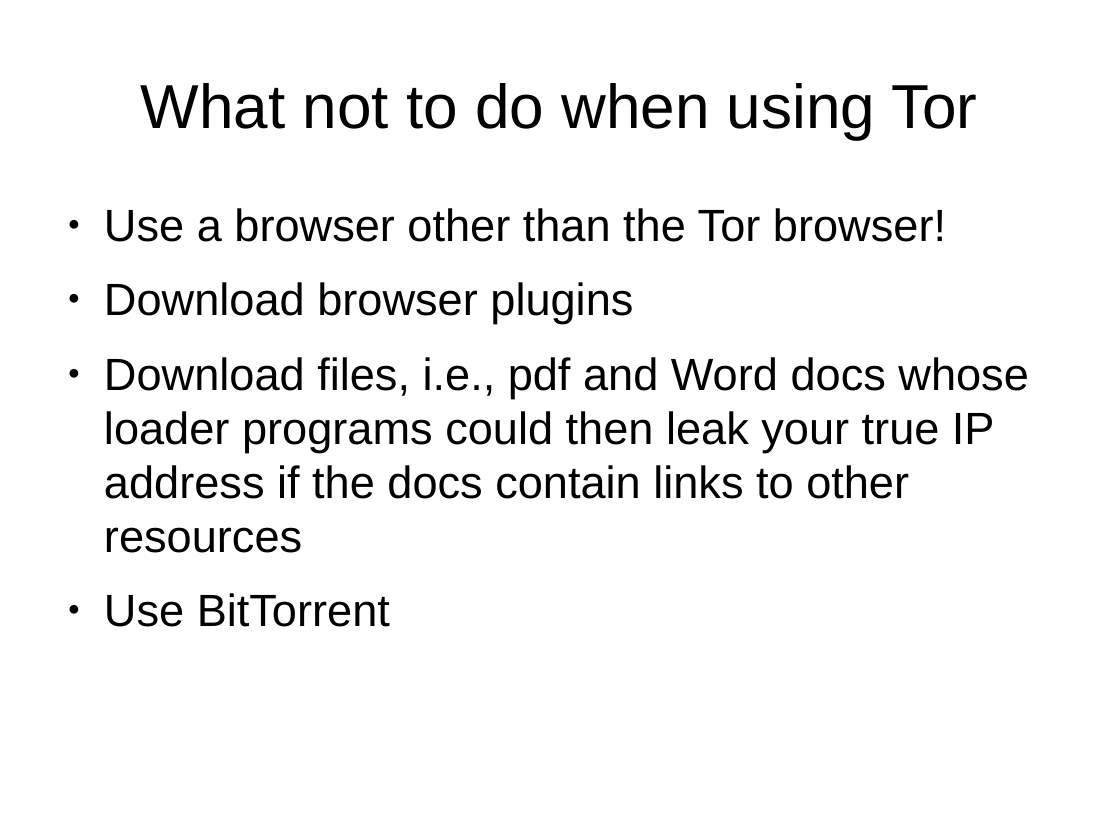
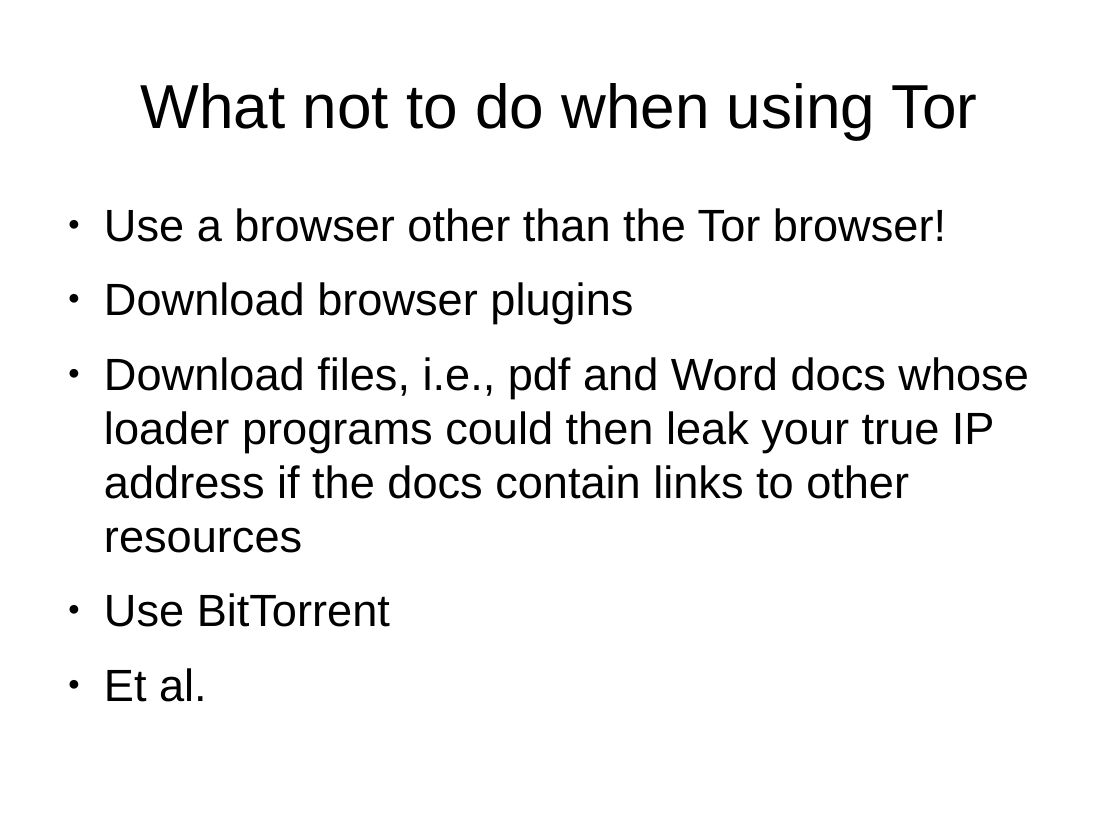
Before and after one commit to btoll/benjamintoll.com, a slide deck: slide 16 of static/talks/tor.odp (slide 21 before the commit). Drawn at 1120x840 pixels with LibreOffice and Linux fonts; fonts in the diff are those of the drawing. Boxes give left, top, right and bottom in pixels: in the first picture for what was removed or moved away, otherwise in the second. Text is boxed around its words. In the diff, an @@ line names an element or a change of style, - is before the commit and + after.

```diff
--- a/static/talks/tor.odp
+++ b/static/talks/tor.odp
@@ text at bbox=[104, 668, 207, 702]: paragraph added @@
+● Et al.
```
Also in this commit, not shown: 7 other slides changed, 11 slides added, 6 slides removed, 7 other files.
